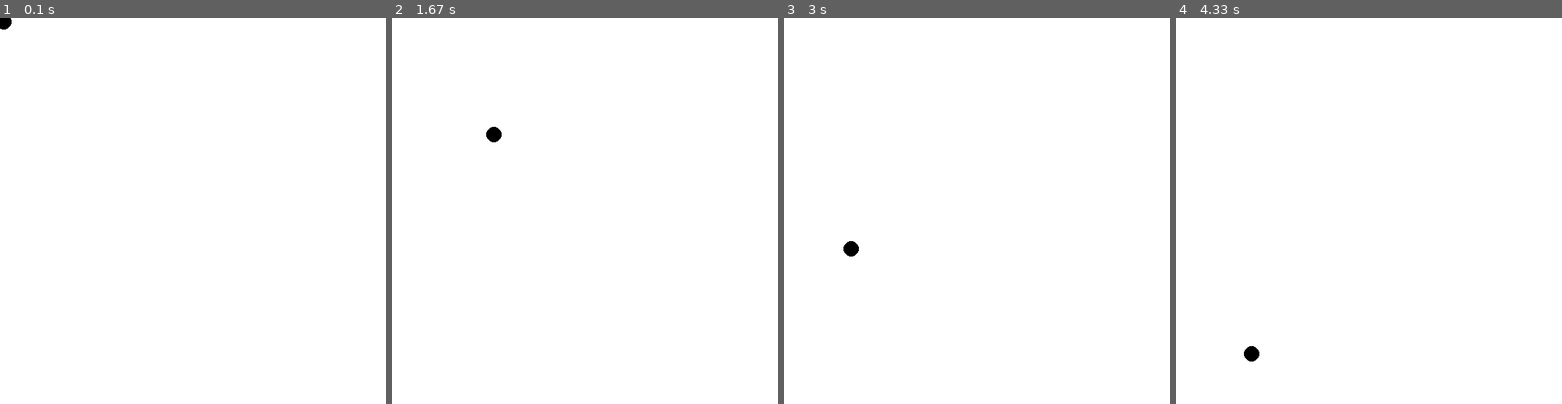
Above: before the commit, frames 1-4 (left to right).
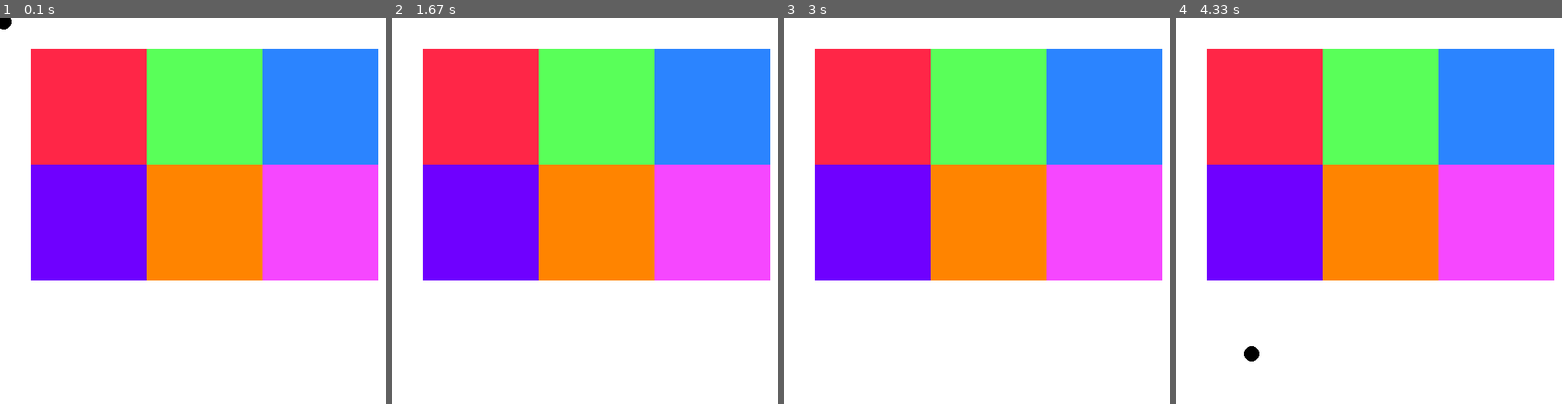
Above: after the commit, the same moments.

Repository: Chord21/pygame
Game: pygame game, started from game1.py
Same seed, same stepped clock (60 frames per second), same inputs: the game is played once before the commit and once after it.
Inputs (mouse positions are in pixels of both pictures, inside the frame that each line leads up to):
- Up to frame 1 (0.1 s): no input
- Up to frame 2 (1.67 s): click (585, 211) at 0.38 s; click (623, 295) at 0.72 s; click (727, 346) at 1.05 s; click (492, 133) at 1.38 s
- Up to frame 3 (3 s): click (1123, 357) at 1.72 s; click (922, 129) at 2.05 s; click (1112, 311) at 2.38 s; click (849, 249) at 2.72 s
- Up to frame 4 (4.33 s): click (1504, 288) at 3.08 s; click (1276, 280) at 3.55 s; click (1507, 299) at 3.88 s; click (1253, 353) at 4.22 s

The runs differ from the first frame. In frame 1, 54% of the frame differs, in the area x 8-98%, y 8-68%; in frame 2, 54%; in frame 3, 54%; in frame 4, 54%.

Commit message:
second commit

Diff:
--- a/game1.py
+++ b/game1.py
@@ -5,7 +5,24 @@
 window.fill((255,255,255))
 pygame.display.flip()
 
+red = pygame.Rect(40,40,150,150)
+green = pygame.Rect(190,40,150,150)
+blue = pygame.Rect(340,40,150,150)
+purple = pygame.Rect(40,190,150,150)
+orange = pygame.Rect(190,190,150,150)
+pink = pygame.Rect(340,190,150,150)
+
+rectsData = [(red, (255, 38, 71)),(green, (89 , 255, 89)), (blue, (43, 132, 255)), (purple, (111, 0, 255)), (orange, (255, 132, 0)), (pink, (246, 71, 255))]
+
 running = True
+
+def drawRectangles(margin_x,margin_y,win_size):
+    space_x = win_size - (margin_x * 2)
+    rect_size = space_x / 3
+    for i in range (3):
+        pos_x = margin_x + (i * rect_size)
+        rectsData[i].append(pygame.Rect(pos_x, margin_y,rect_size, rect_size))
+
 
 while running:
     for event in pygame.event.get():
@@ -13,4 +30,11 @@
             running = False
     window.fill((255,255,255))
     pygame.draw.circle(window, (0,0,0), pygame.mouse.get_pos(), 10)
+
+
+    #Draw Rects
+    for i in rectsData:
+        pygame.draw.rect(window, i[1], i[0])
+
+
     pygame.display.flip()
